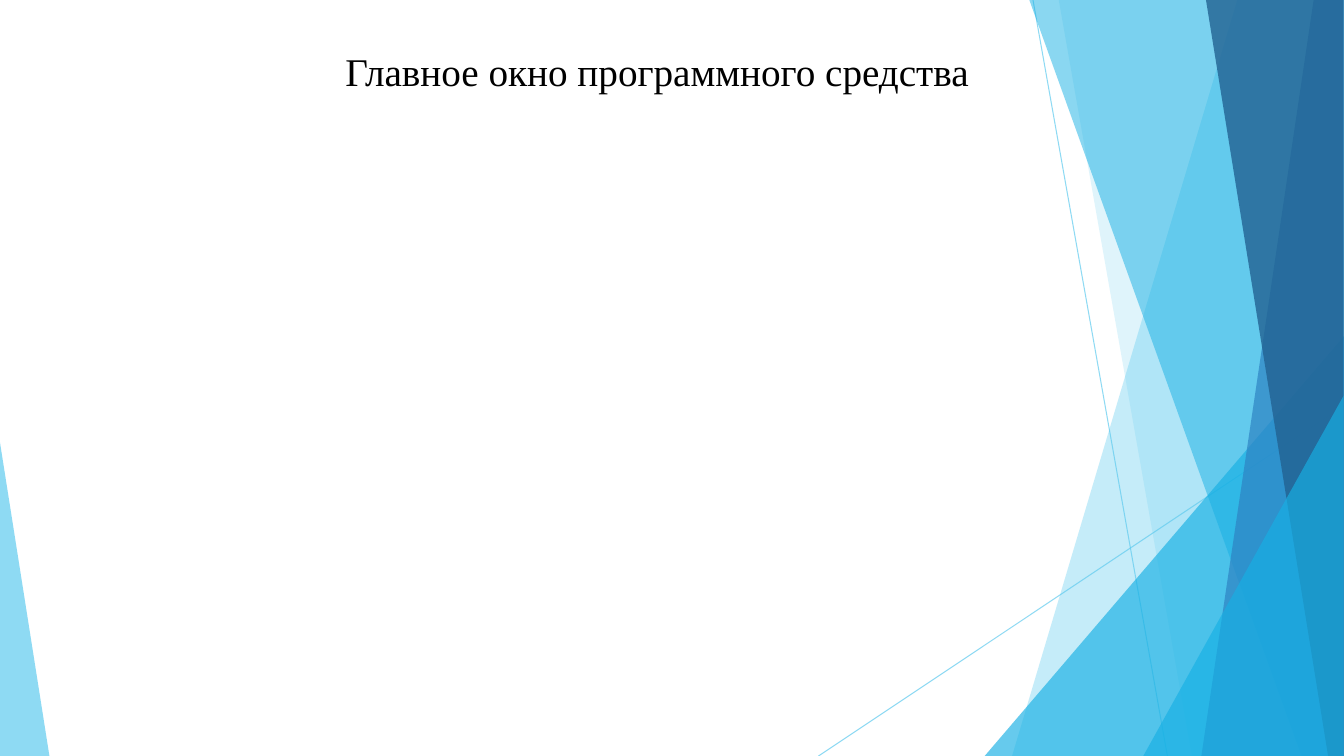
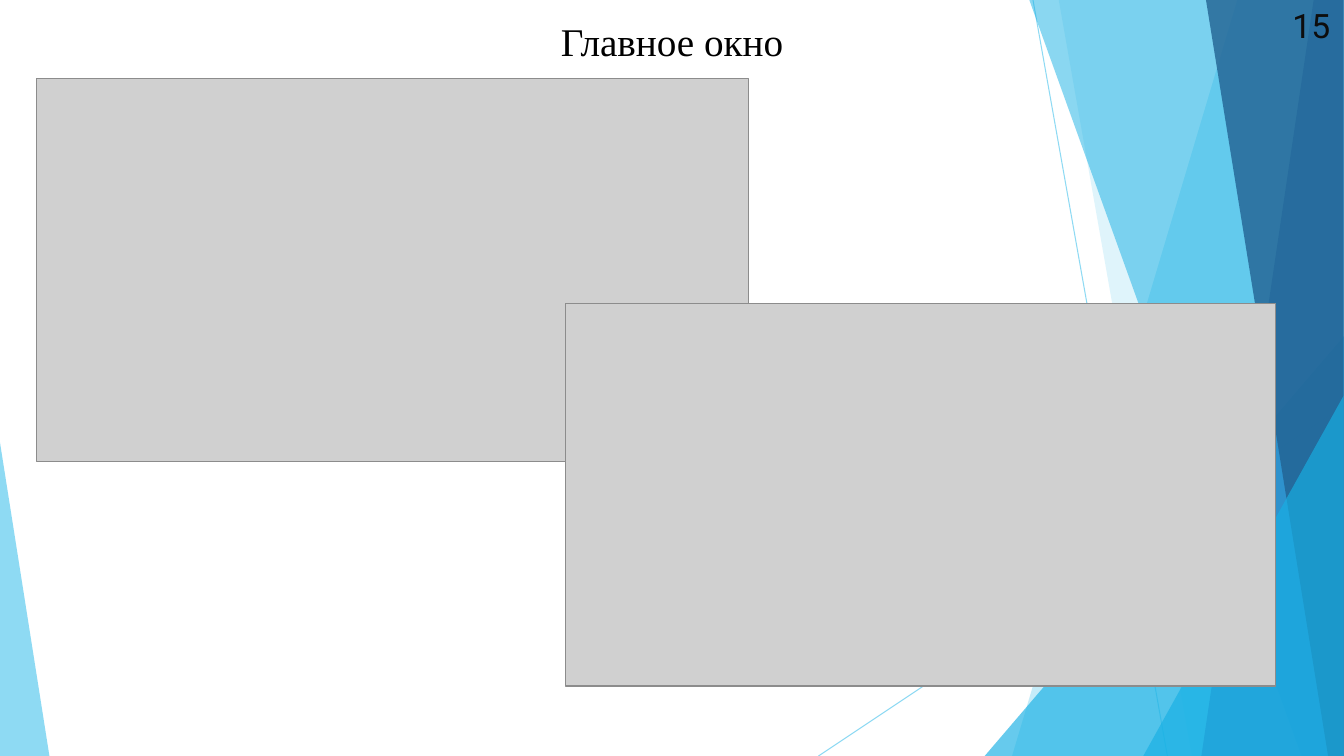
Before and after one commit to wolfufu/EpidemicModelsApp, a slide deck: slide 15 of ПрезентацияДиплом.pptx (slide 13 before the commit). Drawn at 1344x756 pixels with LibreOffice and Linux fonts; fonts in the diff are those of the drawing; grey boxes stand for pictures. Boxes give left, top, right and bottom in pixels: in the first picture for what was removed or moved away, otherwise in the second. Text is boxed around its words. In the diff, an @@ line names an element or a change of style, - is before the commit and + after.

```diff
--- a/ПрезентацияДиплом.pptx
+++ b/ПрезентацияДиплом.pptx
@@ text added at <box>1292,14,1330,39</box>, 24 pt, text #0D0D0D @@
+15
@@ text at <box>561,30,783,57</box>: text changed @@
-Главное окно программного средства
+Главное окно
@@ picture added at <box>36,79,748,462</box> @@
@@ picture added at <box>566,303,1275,687</box> @@
```
Also in this commit, not shown: 18 other slides changed, 2 slides added, 9 other files.
